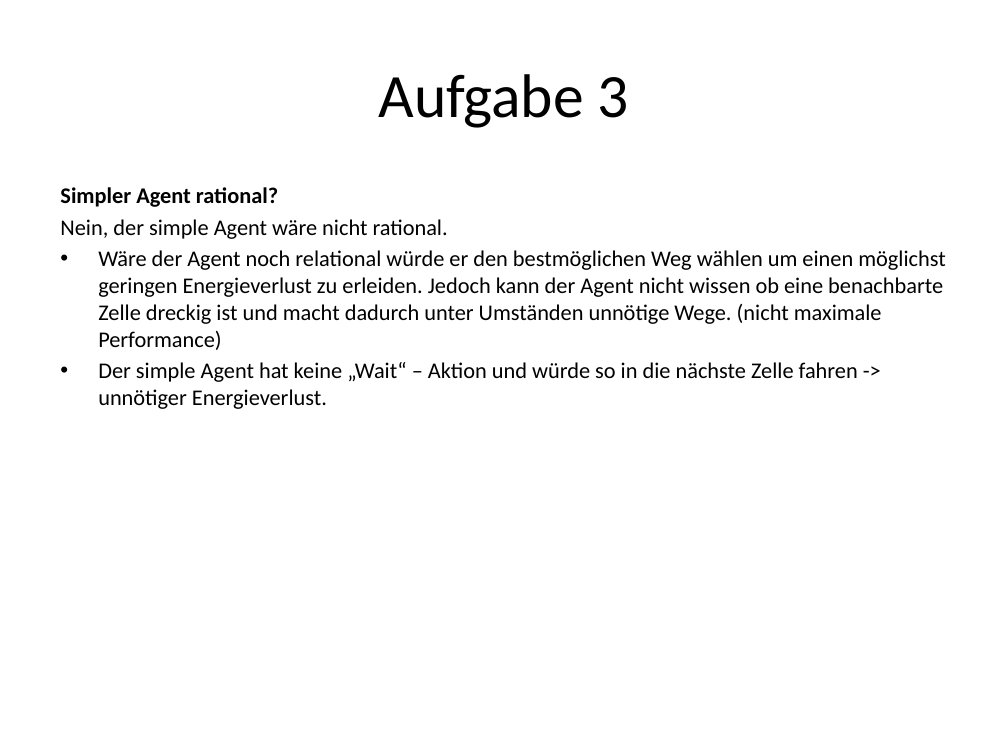
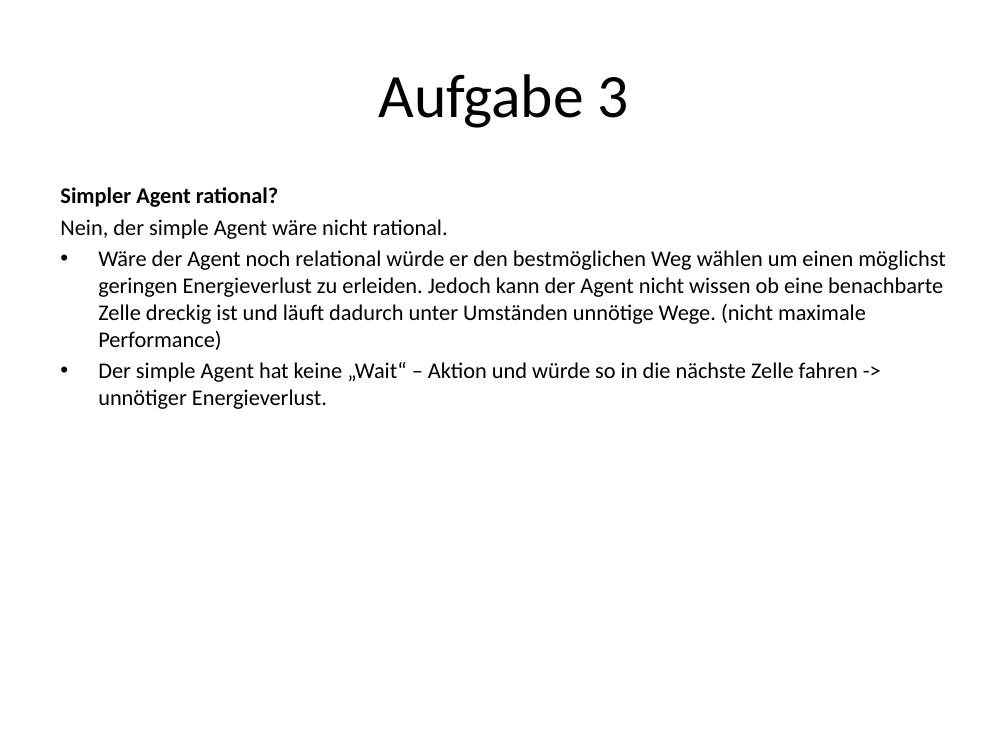
Before and after one commit to SOAS-Uni-Augsburg/ws16-17-group-19, a slide deck: slide 17 of Blatt-03/SOAS_uebung03.pptx (slide 7 before the commit). Drawn at 1008x756 pixels with LibreOffice and Linux fonts; fonts in the diff are those of the drawing. Boxes give left, top, right and bottom in pixels: in the first picture for what was removed or moved away, otherwise in the second. Text is boxed around its words. In the diff, an @@ line names an element or a change of style, - is before the commit and + after.

```diff
--- a/Blatt-03/SOAS_uebung03.pptx
+++ b/Blatt-03/SOAS_uebung03.pptx
@@ text at <box>98,250,945,350</box>: text changed @@
-• Wäre der Agent noch relational würde er den bestmöglichen Weg wählen um einen möglichst geringen Energieverlust zu erleiden. Jedoch kann der Agent nicht wissen ob eine benachbarte Zelle dreckig ist und macht dadurch unter Umständen unnötige Wege. (nicht maximale Performance)
+• Wäre der Agent noch relational würde er den bestmöglichen Weg wählen um einen möglichst geringen Energieverlust zu erleiden. Jedoch kann der Agent nicht wissen ob eine benachbarte Zelle dreckig ist und läuft dadurch unter Umständen unnötige Wege. (nicht maximale Performance)
```
Also in this commit, not shown: 3 other slides changed, 11 slides added, 1 slide removed, 1 other file.
